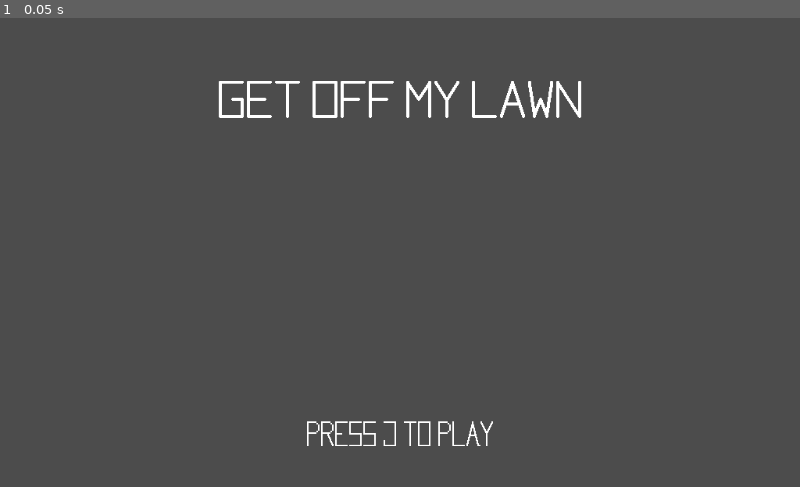
Above: before the commit, frame 1.
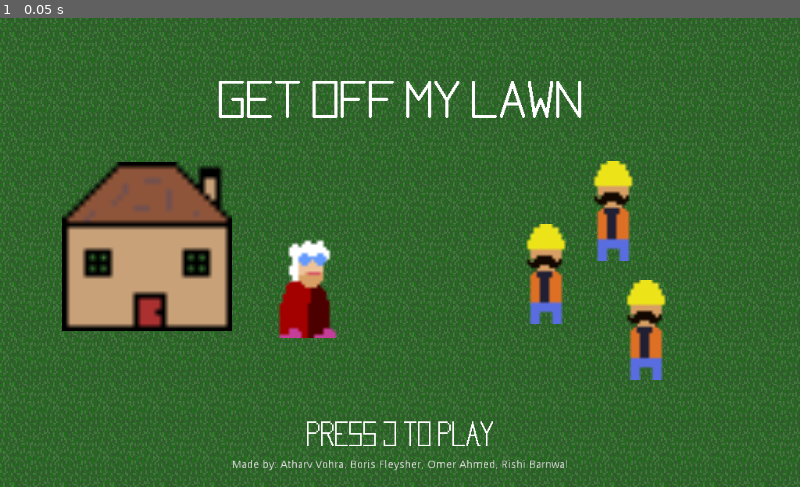
Above: after the commit, the same moment.

Repository: AtharvVohra/GetOffMyLawn
Game: Godot game, scene res://Scenes/Menu.tscn
The game is run twice, just before and just after one commit, with the same random seed, the same clock (stepped at 60 frames per second) and the same inputs.
Inputs:
- Up to frame 1 (0.05 s): no input

The runs differ from the first frame. In frame 1, 99% of the frame differs, in the area x 0-100%, y 0-100%.

Commit message:
Fixed UI

Diff:
--- a/src/Scenes/Menu.tscn
+++ b/src/Scenes/Menu.tscn
@@ -1,10 +1,14 @@
-[gd_scene load_steps=4 format=2]
+[gd_scene load_steps=8 format=2]
 
 [ext_resource path="res://Scenes/Menu.gd" type="Script" id=1]
-[ext_resource path="res://Assets/Title.png" type="Texture" id=2]
-[ext_resource path="res://Assets/PressJToPlay.png" type="Texture" id=3]
-
-[node name="Main" type="Control"]
+[ext_resource path="res://Assets/GrassTile.png" type="Texture" id=2]
+[ext_resource path="res://Assets/Title.png" type="Texture" id=3]
+[ext_resource path="res://Assets/PressJToPlay.png" type="Texture" id=4]
+[ext_resource path="res://Assets/HouseLife.png" type="Texture" id=5]
+[ext_resource path="res://Assets/GrammaMorley-Base.png" type="Texture" id=6]
+[ext_resource path="res://Assets/ConstructionWorker-Base.png" type="Texture" id=7]
+
+[node name="Main" type="Control" index="0"]
 
 anchor_left = 0.0
 anchor_top = 0.0
@@ -18,7 +22,22 @@
 size_flags_vertical = 1
 script = ExtResource( 1 )
 
-[node name="Title" type="TextureRect" parent="." index="0"]
+[node name="Grass" type="TextureRect" parent="." index="0"]
+
+anchor_left = 0.0
+anchor_top = 0.0
+anchor_right = 1.0
+anchor_bottom = 1.0
+rect_pivot_offset = Vector2( 0, 0 )
+rect_clip_content = false
+mouse_filter = 1
+mouse_default_cursor_shape = 0
+size_flags_horizontal = 1
+size_flags_vertical = 1
+texture = ExtResource( 2 )
+stretch_mode = 2
+
+[node name="Title" type="TextureRect" parent="." index="1"]
 
 anchor_left = 0.0
 anchor_top = 0.0
@@ -34,10 +53,10 @@
 mouse_default_cursor_shape = 0
 size_flags_horizontal = 1
 size_flags_vertical = 1
-texture = ExtResource( 2 )
+texture = ExtResource( 3 )
 stretch_mode = 4
 
-[node name="Start" type="TextureRect" parent="." index="1"]
+[node name="Start" type="TextureRect" parent="." index="2"]
 
 anchor_left = 0.0
 anchor_top = 0.0
@@ -52,6 +71,133 @@
 mouse_default_cursor_shape = 0
 size_flags_horizontal = 1
 size_flags_vertical = 1
-texture = ExtResource( 3 )
+texture = ExtResource( 4 )
 stretch_mode = 4
 _sections_unfolded = [ "Margin" ]
+
+[node name="House" type="TextureRect" parent="." index="3"]
+
+anchor_left = 0.0
+anchor_top = 0.0
+anchor_right = 0.0
+anchor_bottom = 0.0
+margin_left = 80.0
+margin_top = 184.0
+margin_right = 120.0
+margin_bottom = 224.0
+rect_scale = Vector2( 7, 7 )
+rect_pivot_offset = Vector2( 0, 0 )
+rect_clip_content = false
+mouse_filter = 1
+mouse_default_cursor_shape = 0
+size_flags_horizontal = 1
+size_flags_vertical = 1
+texture = ExtResource( 5 )
+stretch_mode = 0
+_sections_unfolded = [ "Rect" ]
+
+[node name="Gramma" type="TextureRect" parent="." index="4"]
+
+anchor_left = 0.0
+anchor_top = 0.0
+anchor_right = 0.0
+anchor_bottom = 0.0
+margin_left = 334.0
+margin_top = 281.0
+margin_right = 374.0
+margin_bottom = 321.0
+rect_scale = Vector2( 4, 4 )
+rect_pivot_offset = Vector2( 0, 0 )
+rect_clip_content = false
+mouse_filter = 1
+mouse_default_cursor_shape = 0
+size_flags_horizontal = 1
+size_flags_vertical = 1
+texture = ExtResource( 6 )
+stretch_mode = 0
+_sections_unfolded = [ "Rect" ]
+
+[node name="Worker" type="TextureRect" parent="." index="5"]
+
+anchor_left = 0.0
+anchor_top = 0.0
+anchor_right = 0.0
+anchor_bottom = 0.0
+margin_left = 763.0
+margin_top = 264.0
+margin_right = 803.0
+margin_bottom = 304.0
+rect_scale = Vector2( -4, 4 )
+rect_pivot_offset = Vector2( 0, 0 )
+rect_clip_content = false
+mouse_filter = 1
+mouse_default_cursor_shape = 0
+size_flags_horizontal = 1
+size_flags_vertical = 1
+texture = ExtResource( 7 )
+stretch_mode = 0
+_sections_unfolded = [ "Rect" ]
+
+[node name="Worker2" type="TextureRect" parent="." index="6"]
+
+anchor_left = 0.0
+anchor_top = 0.0
+anchor_right = 0.0
+anchor_bottom = 0.0
+margin_left = 849.0
+margin_top = 183.0
+margin_right = 889.0
+margin_bottom = 223.0
+rect_scale = Vector2( -4, 4 )
+rect_pivot_offset = Vector2( 0, 0 )
+rect_clip_content = false
+mouse_filter = 1
+mouse_default_cursor_shape = 0
+size_flags_horizontal = 1
+size_flags_vertical = 1
+texture = ExtResource( 7 )
+stretch_mode = 0
+_sections_unfolded = [ "Rect" ]
+
+[node name="Worker3" type="TextureRect" parent="." index="7"]
+
+anchor_left = 0.0
+anchor_top = 0.0
+anchor_right = 0.0
+anchor_bottom = 0.0
+margin_left = 891.0
+margin_top = 335.0
+margin_right = 931.0
+margin_bottom = 375.0
+rect_scale = Vector2( -4, 4 )
+rect_pivot_offset = Vector2( 0, 0 )
+rect_clip_content = false
+mouse_filter = 1
+mouse_default_cursor_shape = 0
+size_flags_horizontal = 1
+size_flags_vertical = 1
+texture = ExtResource( 7 )
+stretch_mode = 0
+_sections_unfolded = [ "Rect" ]
+
+[node name="Label" type="Label" parent="." index="8"]
+
+anchor_left = 0.0
+anchor_top = 0.0
+anchor_right = 0.0
+anchor_bottom = 0.0
+margin_top = 565.0
+margin_right = 1024.0
+margin_bottom = 197.0
+rect_pivot_offset = Vector2( 0, 0 )
+rect_clip_content = false
+mouse_filter = 2
+mouse_default_cursor_shape = 0
+size_flags_horizontal = 1
+size_flags_vertical = 4
+text = "Made by: Atharv Vohra, Boris Fleysher, Omer Ahmed, Rishi Barnwal"
+align = 1
+percent_visible = 1.0
+lines_skipped = 0
+max_lines_visible = -1
+_sections_unfolded = [ "Margin" ]
